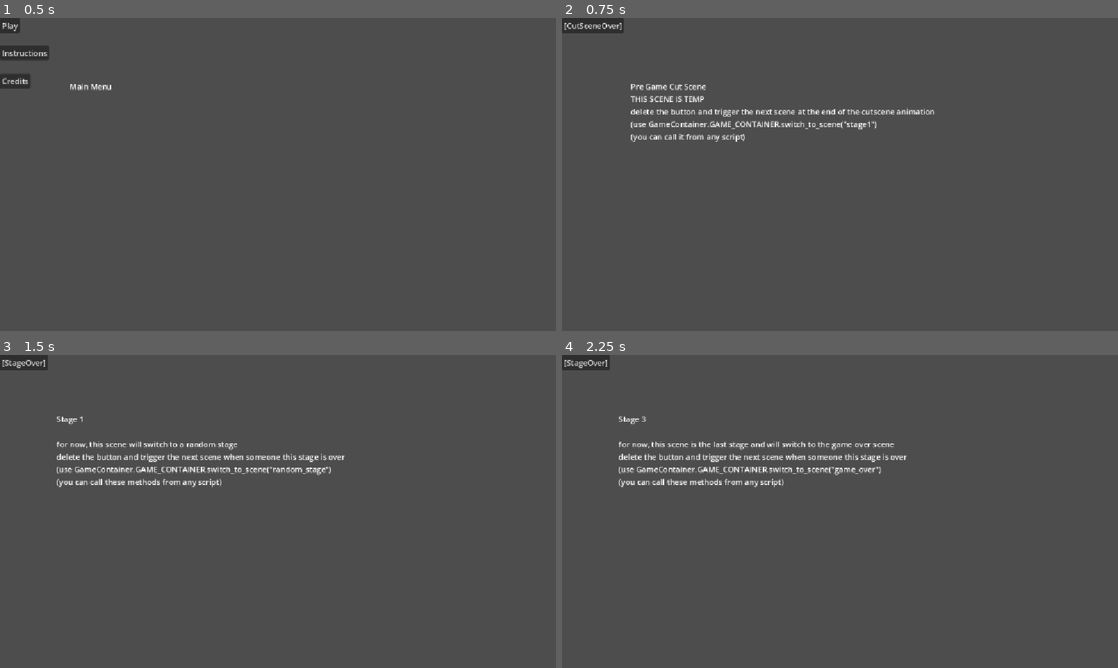
Above: before the commit, frames 1-4 (two rows, left to right).
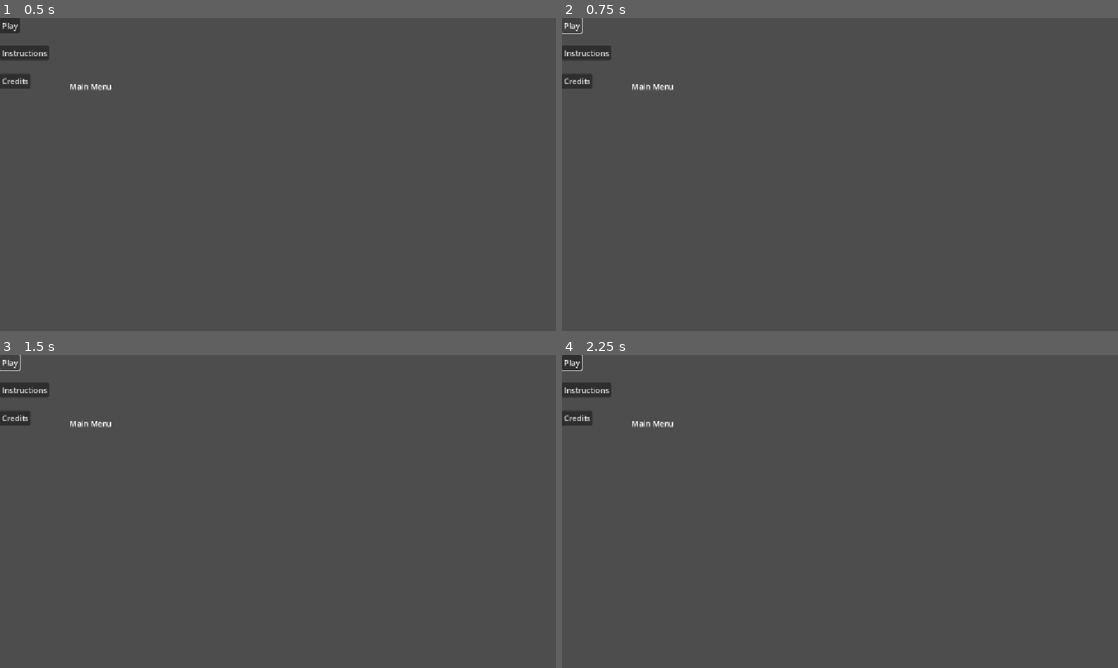
Above: after the commit, the same moments.

Repository: JoeyGiordano/JGZGodotGameTemplate
Game: Godot game, scene res://scenes/game_container/game_container.tscn
Same seed, same stepped clock (60 frames per second), same inputs: the game is played once before the commit and once after it.
Inputs (mouse positions are in pixels of both pictures, inside the frame that each line leads up to):
- Up to frame 1 (0.5 s): no input
- Up to frame 2 (0.75 s): click "Play" at 0.5 s
- Up to frame 3 (1.5 s): click (11, 361) at 1.25 s, where only the run after the commit has a clickable "Play"
- Up to frame 4 (2.25 s): click (584, 361) at 2 s, where only the run before the commit has a clickable "[StageOver]"

Frame 1 is identical in both runs. In frame 2, 2.6% of the frame differs, in the area x 0-67%, y 0-40%; in frame 3, 2.8%; in frame 4, 2.9%, in the area x 0-62%, y 0-43%.

Commit message:
Done!
With the reference book

Diff:
--- a/autoloads/Reference/Reference.gd
+++ b/autoloads/Reference/Reference.gd
@@ -17,12 +17,51 @@
 ## Tip: If you have the string name of a property you can get its value using the get() function.
 ##   For example, Ref.get("level_0") is the same thing as Ref.level_0
 
-var idea
 
 @export_category("Scenes")
 @export_group("Shell Scenes")
-@export var x : PackedScene
+var fs : String = "uid://cby3remb66qik"
+var dafs : String = "uid://cby3remb66qik"
+var asdfadsfasdafs : String = "uid://cby3remb66qik"
+var sdfa : String = "uid://cby3remb66qik"
+var adsfas : PackedScene = preload("uid://cby3remb66qik")
 
 
 
-#temp
+
+
+@export_group("Testq")
+
+
+
+
+
+@export_group("Blasrh")
+
+
+
+
+
+@export_group("asdfa")
+
+
+
+
+
+@export_group("dfasdfas")
+@export var main_menu : PackedScene = preload("uid://dd71ltua8vpqj")
+@export var instructions : PackedScene = preload("uid://cltaghkxnswjy")
+@export var game_over : PackedScene = preload("uid://cby3remb66qik")
+
+
+
+
+
+@export_group("sdfasdf")
+@export var fsdg : String = "uid://bhuom4ivjp0be"
+
+
+
+
+
+@export_group("dasasdfasdf")
Not shown, changed: addons/reference_book/Control.tscn
Not shown, changed: addons/reference_book/reference_book_ui.gd
Not shown, changed: addons/reference_book/res_entry_settings.gd
Not shown, changed: addons/reference_book/resource_loader_ui.gd
Not shown, changed: addons/reference_book/resource_loader_ui.tscn
